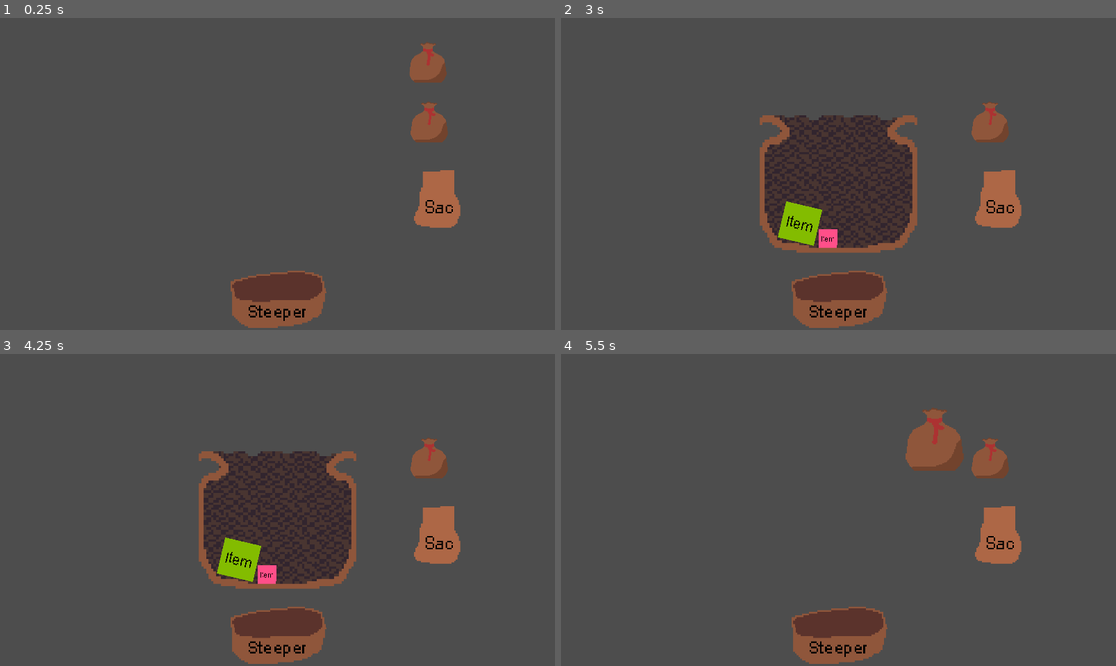
Above: before the commit, frames 1-4 (two rows, left to right).
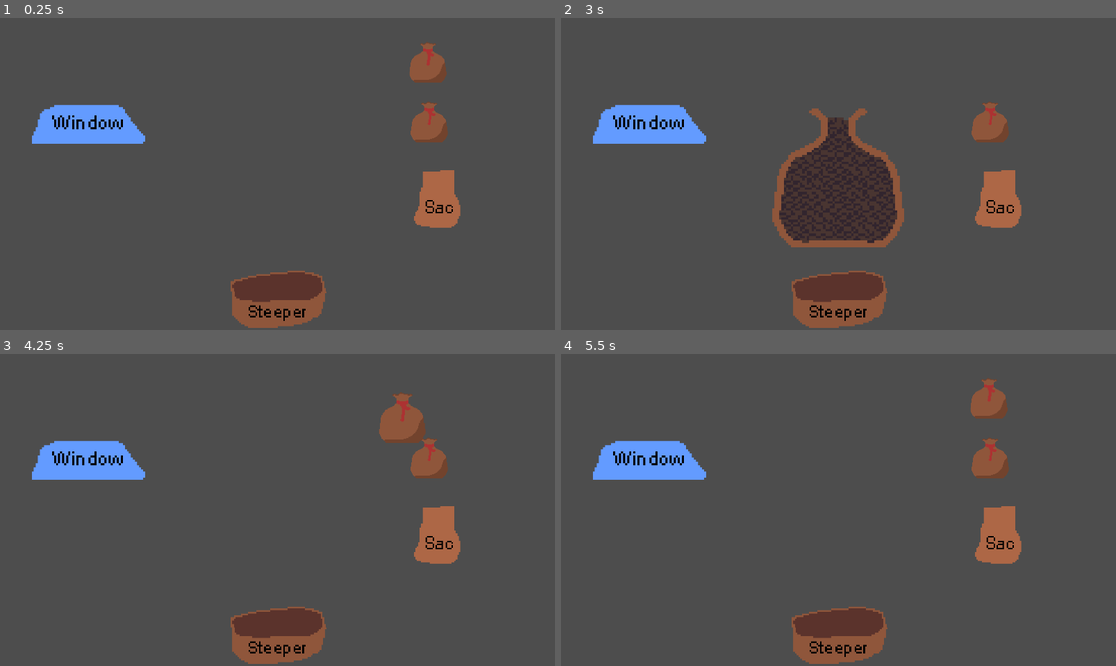
Above: after the commit, the same moments.

Repository: ThomasMcDonald904/TeaGame
Game: Godot game, scene res://scenes/brewdio.tscn
Two runs of this game, one before a commit and one after it. Both use one fixed random seed, a clock stepped at 60 frames per second and the inputs below. This scene is started directly instead of the project's main scene.
Inputs (mouse positions are in pixels of both pictures, inside the frame that each line leads up to):
- Up to frame 1 (0.25 s): no input
- Up to frame 2 (3 s): tap Enter at 0.5 s; move the mouse to (988, 61) at 0.52 s; press the mouse at (988, 61) at 0.53 s; move the mouse to (988, 120) at 1.27 s; release the mouse at (988, 120) at 1.28 s; click (988, 120) at 1.35 s; move the mouse to (999, 205) at 2.02 s; press the mouse at (999, 205) at 2.03 s; tap Space at 2.75 s; move the mouse to (827, 239) at 2.77 s; release the mouse at (827, 239) at 2.78 s; click (827, 239) at 2.85 s
- Up to frame 3 (4.25 s): move the mouse to (238, 559) at 3.52 s; press the mouse at (238, 559) at 3.53 s
- Up to frame 4 (5.5 s): move the mouse to (838, 644) at 4.27 s; release the mouse at (838, 644) at 4.28 s; click (838, 644) at 4.35 s; move the mouse to (838, 510) at 5.02 s; press the mouse at (838, 510) at 5.03 s

The runs differ from the first frame. In frame 1, 2.2% of the frame differs, in the area x 5-27%, y 27-41%; in frame 2, 8.8%; in frame 3, 15%, in the area x 5-77%, y 12-76%; in frame 4, 4.3%.

Commit message:
Added next day window and day counting system

Diff:
--- a/globals/globals.gd
+++ b/globals/globals.gd
@@ -8,5 +8,5 @@
 
 var current_guest_preferences: GuestProfile
 
-#func _process(delta):
-	#print(has_item, item_held, selected_inventory_object)
+var current_day: int = 0
+var preparation_days: int = 7
--- a/scenes/brewdio.tscn
+++ b/scenes/brewdio.tscn
@@ -1,5 +1,6 @@
-[gd_scene load_steps=9 format=3 uid="uid://dfj5qs1trsk3u"]
+[gd_scene load_steps=14 format=3 uid="uid://dfj5qs1trsk3u"]
 
+[ext_resource type="Script" path="res://scripts/brewdio.gd" id="1_h7n7d"]
 [ext_resource type="PackedScene" uid="uid://daxef2qwixq63" path="res://scenes/pouch.tscn" id="1_iglth"]
 [ext_resource type="PackedScene" uid="uid://cqj20i4jjlahs" path="res://scenes/small_item_test.tscn" id="2_a81ip"]
 [ext_resource type="PackedScene" uid="uid://dekma8cr3soal" path="res://scenes/pouch_collider.tscn" id="2_o5jyf"]
@@ -8,9 +9,50 @@
 [ext_resource type="PackedScene" uid="uid://u8celftcneat" path="res://scenes/sac_collider.tscn" id="6_1ggev"]
 [ext_resource type="PackedScene" uid="uid://chxldhtdacvuf" path="res://scenes/steeper.tscn" id="7_bwegx"]
 [ext_resource type="PackedScene" uid="uid://bi8y3yd2yvrpd" path="res://scenes/steeper_collider.tscn" id="8_ni6wm"]
+[ext_resource type="PackedScene" uid="uid://b8a4rc0qrcpob" path="res://scenes/window.tscn" id="9_glo33"]
+[ext_resource type="Texture2D" uid="uid://5emjdd1yhkiw" path="res://resources/textures/night.png" id="10_5wulb"]
+
+[sub_resource type="Animation" id="Animation_p8sbg"]
+resource_name = "fade_to_night"
+length = 4.5
+tracks/0/type = "value"
+tracks/0/imported = false
+tracks/0/enabled = true
+tracks/0/path = NodePath(".:modulate")
+tracks/0/interp = 1
+tracks/0/loop_wrap = true
+tracks/0/keys = {
+"times": PackedFloat32Array(0, 1, 3.1, 4.5),
+"transitions": PackedFloat32Array(1, 1, 1, 1),
+"update": 0,
+"values": [Color(1, 1, 1, 0), Color(1, 1, 1, 1), Color(1, 1, 1, 1), Color(1, 1, 1, 0)]
+}
+tracks/1/type = "method"
+tracks/1/imported = false
+tracks/1/enabled = true
+tracks/1/path = NodePath("..")
+tracks/1/interp = 1
+tracks/1/loop_wrap = true
+tracks/1/keys = {
+"times": PackedFloat32Array(1.3, 2),
+"transitions": PackedFloat32Array(1, 1),
+"values": [{
+"args": [],
+"method": &"increment_current_day"
+}, {
+"args": [],
+"method": &"set_nbr_days_text"
+}]
+}
+
+[sub_resource type="AnimationLibrary" id="AnimationLibrary_kxiww"]
+_data = {
+"fade_to_night": SubResource("Animation_p8sbg")
+}
 
 [node name="Brewdio" type="Node2D"]
 texture_filter = 1
+script = ExtResource("1_h7n7d")
 
 [node name="Pouch" parent="." node_paths=PackedStringArray("collider") instance=ExtResource("1_iglth")]
 position = Vector2(1482, 151)
@@ -36,3 +78,66 @@
 [node name="SacCollider" parent="." instance=ExtResource("6_1ggev")]
 
 [node name="SteeperCollider" parent="." instance=ExtResource("8_ni6wm")]
+
+[node name="Window" parent="." instance=ExtResource("9_glo33")]
+position = Vector2(299, 358)
+
+[node name="Control" type="Control" parent="."]
+modulate = Color(1, 1, 1, 0)
+z_index = 3
+layout_mode = 3
+anchors_preset = 0
+offset_right = 1920.0
+offset_bottom = 1080.0
+mouse_filter = 2
+
+[node name="TextureRect" type="TextureRect" parent="Control"]
+layout_mode = 1
+anchors_preset = 15
+anchor_right = 1.0
+anchor_bottom = 1.0
+grow_horizontal = 2
+grow_vertical = 2
+texture = ExtResource("10_5wulb")
+
+[node name="AnimationPlayer" type="AnimationPlayer" parent="Control"]
+libraries = {
+"": SubResource("AnimationLibrary_kxiww")
+}
+
+[node name="VBoxContainer" type="VBoxContainer" parent="Control"]
+layout_mode = 1
+anchors_preset = -1
+anchor_left = 0.5
+anchor_top = 1.0
+anchor_right = 0.5
+anchor_bottom = 1.0
+offset_left = -662.0
+offset_top = -118.0
+offset_right = 662.0
+offset_bottom = -330.0
+grow_horizontal = 2
+grow_vertical = 0
+
+[node name="Title" type="Label" parent="Control/VBoxContainer"]
+layout_mode = 2
+size_flags_horizontal = 4
+theme_override_font_sizes/font_size = 86
+text = "Nights before arrival of guests : "
+
+[node name="nbr_nights" type="RichTextLabel" parent="Control/VBoxContainer"]
+layout_mode = 2
+size_flags_vertical = 4
+theme_override_font_sizes/normal_font_size = 86
+bbcode_enabled = true
+text = "[center]7"
+fit_content = true
+
+[node name="RichTextLabel" type="RichTextLabel" parent="Control/VBoxContainer"]
+visible = false
+modulate = Color(0, 0, 0.752941, 1)
+layout_mode = 2
+theme_override_font_sizes/normal_font_size = 81
+bbcode_enabled = true
+text = "[center][wave freq=12 amp=35]Guests arrive tomorrow"
+fit_content = true
--- a/scenes/office.tscn
+++ b/scenes/office.tscn
@@ -4,6 +4,33 @@
 [ext_resource type="PackedScene" uid="uid://m63deu32t7cm" path="res://scenes/door.tscn" id="1_vvbi1"]
 [ext_resource type="Texture2D" uid="uid://dnkv8lqq0fas3" path="res://resources/textures/table.png" id="2_ifi87"]
 [ext_resource type="PackedScene" uid="uid://dlvn1ymnurj7" path="res://scenes/letter.tscn" id="3_yofvk"]
+
+[sub_resource type="Animation" id="Animation_uuivf"]
+length = 0.001
+tracks/0/type = "value"
+tracks/0/imported = false
+tracks/0/enabled = true
+tracks/0/path = NodePath("Control:visible")
+tracks/0/interp = 1
+tracks/0/loop_wrap = true
+tracks/0/keys = {
+"times": PackedFloat32Array(0),
+"transitions": PackedFloat32Array(1),
+"update": 0,
+"values": [false]
+}
+tracks/1/type = "value"
+tracks/1/imported = false
+tracks/1/enabled = true
+tracks/1/path = NodePath("Door:letter_read")
+tracks/1/interp = 1
+tracks/1/loop_wrap = true
+tracks/1/keys = {
+"times": PackedFloat32Array(0),
+"transitions": PackedFloat32Array(1),
+"update": 1,
+"values": [false]
+}
 
 [sub_resource type="Animation" id="Animation_ekhom"]
 resource_name = "ReadLetter"
@@ -43,33 +70,6 @@
 "transitions": PackedFloat32Array(1),
 "update": 1,
 "values": [true]
-}
-
-[sub_resource type="Animation" id="Animation_uuivf"]
-length = 0.001
-tracks/0/type = "value"
-tracks/0/imported = false
-tracks/0/enabled = true
-tracks/0/path = NodePath("Control:visible")
-tracks/0/interp = 1
-tracks/0/loop_wrap = true
-tracks/0/keys = {
-"times": PackedFloat32Array(0),
-"transitions": PackedFloat32Array(1),
-"update": 0,
-"values": [false]
-}
-tracks/1/type = "value"
-tracks/1/imported = false
-tracks/1/enabled = true
-tracks/1/path = NodePath("Door:letter_read")
-tracks/1/interp = 1
-tracks/1/loop_wrap = true
-tracks/1/keys = {
-"times": PackedFloat32Array(0),
-"transitions": PackedFloat32Array(1),
-"update": 1,
-"values": [false]
 }
 
 [sub_resource type="AnimationLibrary" id="AnimationLibrary_vhcio"]
--- /dev/null
+++ b/scenes/window.tscn
@@ -0,0 +1,17 @@
+[gd_scene load_steps=3 format=3 uid="uid://b8a4rc0qrcpob"]
+
+[ext_resource type="Texture2D" uid="uid://cg66v8pyow7xn" path="res://resources/textures/next_day_window.png" id="1_hrqke"]
+[ext_resource type="Script" path="res://scripts/window.gd" id="2_hdoj5"]
+
+[node name="Window" type="Sprite2D"]
+scale = Vector2(7, 7)
+texture = ExtResource("1_hrqke")
+script = ExtResource("2_hdoj5")
+
+[node name="Area2D" type="Area2D" parent="."]
+
+[node name="CollisionPolygon2D" type="CollisionPolygon2D" parent="Area2D"]
+visible = false
+polygon = PackedVector2Array(-26.5714, 11, -26.5714, 7.14286, -21.8571, -5.57143, -15.4286, -8, 16.2857, -8.14286, 21.5714, -2.14286, 28.7143, 7, 29.4286, 11.1429)
+
+[connection signal="input_event" from="Area2D" to="." method="_on_area_2d_input_event"]
--- /dev/null
+++ b/scripts/brewdio.gd
@@ -0,0 +1,17 @@
+extends Node2D
+
+func _ready():
+	$Window.window_clicked.connect(next_day)
+
+func next_day(nbr_days):
+	$Control/VBoxContainer/RichTextLabel.visible = true if nbr_days == 1 else false
+	$Control/VBoxContainer/Title.visible = false if nbr_days == 1 else true
+	$Control/VBoxContainer/nbr_nights.visible = false if nbr_days == 1 else true
+	$Control/AnimationPlayer.play("fade_to_night")
+	$Control/VBoxContainer/nbr_nights.text = "[center]" + str(nbr_days)
+
+func increment_current_day():
+	Globals.current_day += 1
+
+func set_nbr_days_text():
+	$Control/VBoxContainer/nbr_nights.text = "[wave amp=50][center]" + str(Globals.preparation_days - 1 - (Globals.current_day % (Globals.preparation_days + 1)))
--- /dev/null
+++ b/scripts/window.gd
@@ -0,0 +1,8 @@
+extends Sprite2D
+
+signal window_clicked(days_left: int)
+
+func _on_area_2d_input_event(viewport, event: InputEvent, shape_idx):
+	if event.is_action_pressed("click"):
+		# Transfers preparation days to prep nights
+		window_clicked.emit(Globals.preparation_days - 1 - (Globals.current_day % (Globals.preparation_days + 1)))
Binary file added: resources/textures/night.png
Not shown, added: resources/textures/night.png.import
